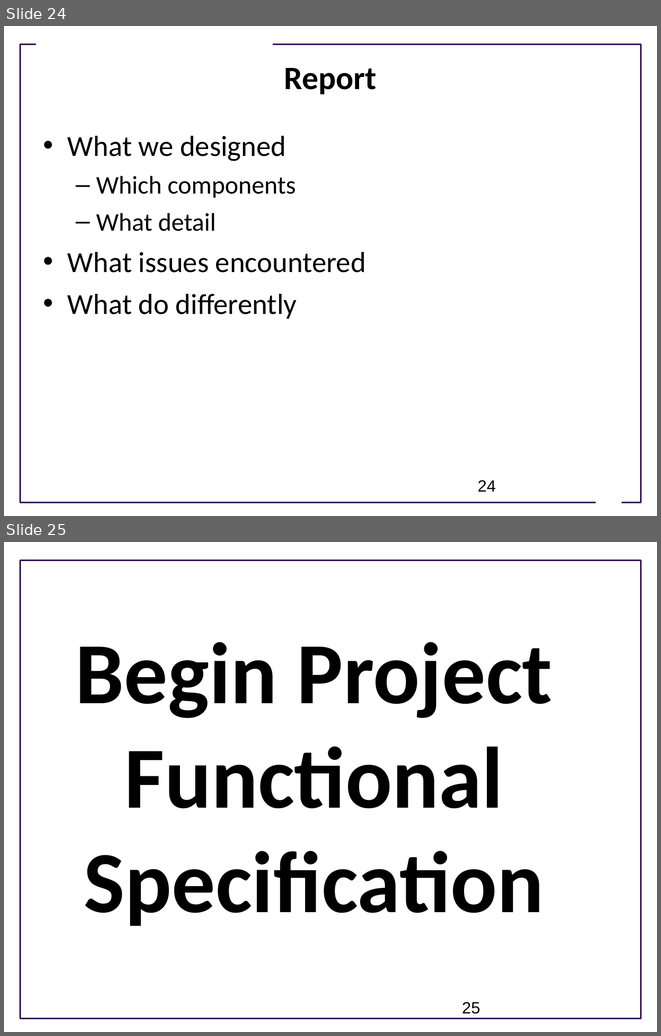
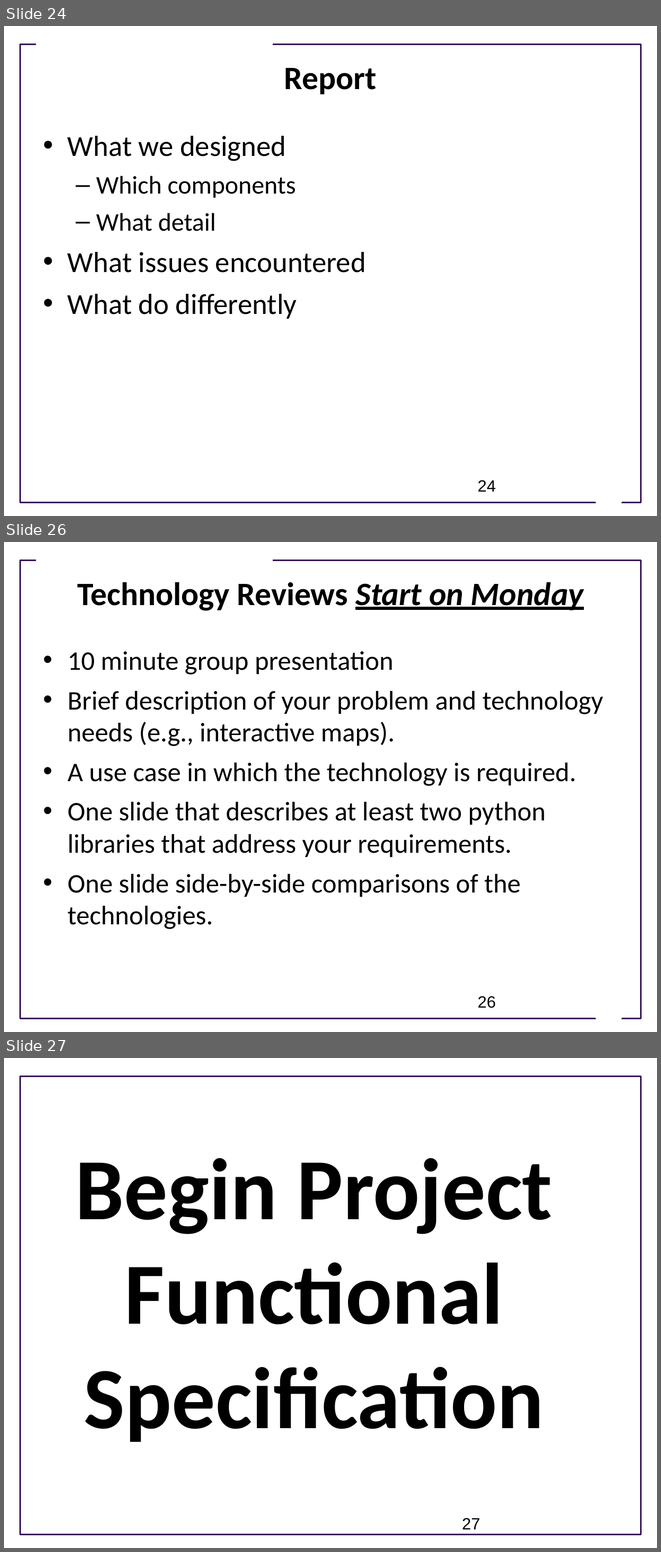
Before and after one commit to UWSEDS/LectureNotes, a slide deck: 09_Software_Design/Software-Design.ppt. Shown one above the other, each under a label of ours: slides 24 and 25 before the commit, slides 24, 26 and 27 after it; the slides between them are not shown. The pictures are 661x1036 and 661x1552 pixels, drawn with LibreOffice and Linux fonts; fonts in the diff are those of the drawing; background and template pictures are left out. Boxes give left, top, right and bottom in pixels: in the first picture for what was removed or moved away, otherwise in the second. Text is boxed around its words. In the diff, an @@ line names an element or a change of style, - is before the commit and + after.

```diff
--- a/09_Software_Design/Software-Design.ppt
+++ b/09_Software_Design/Software-Design.ppt
@@ slide 26 added at box(4, 542, 657, 1032), background #FFFFFF; not listed: 3 template elements that a slide beside it also shows @@
@@ title added at box(77, 582, 584, 611), 36 pt, text #000000, bold @@
+Technology Reviews Start on Monday
@@ text added at box(68, 651, 603, 929), 29.6 pt, text #000000 @@
+• 10 minute group presentation
+• Brief description of your problem and technology needs (e.g., interactive maps).
+• A use case in which the technology is required.
+• One slide that describes at least two python libraries that address your requirements.
+• One slide side-by-side comparisons of the technologies.
@@ page number added at box(478, 996, 496, 1008), 18 pt, text #000000 @@
+26
@@ what was slide 25 is now slide 27 @@
@@ page number at box(462, 1518, 480, 1529): text changed @@
-25
+27
```
Also in this commit, not shown: 3 slides changed, 1 other slide added.
